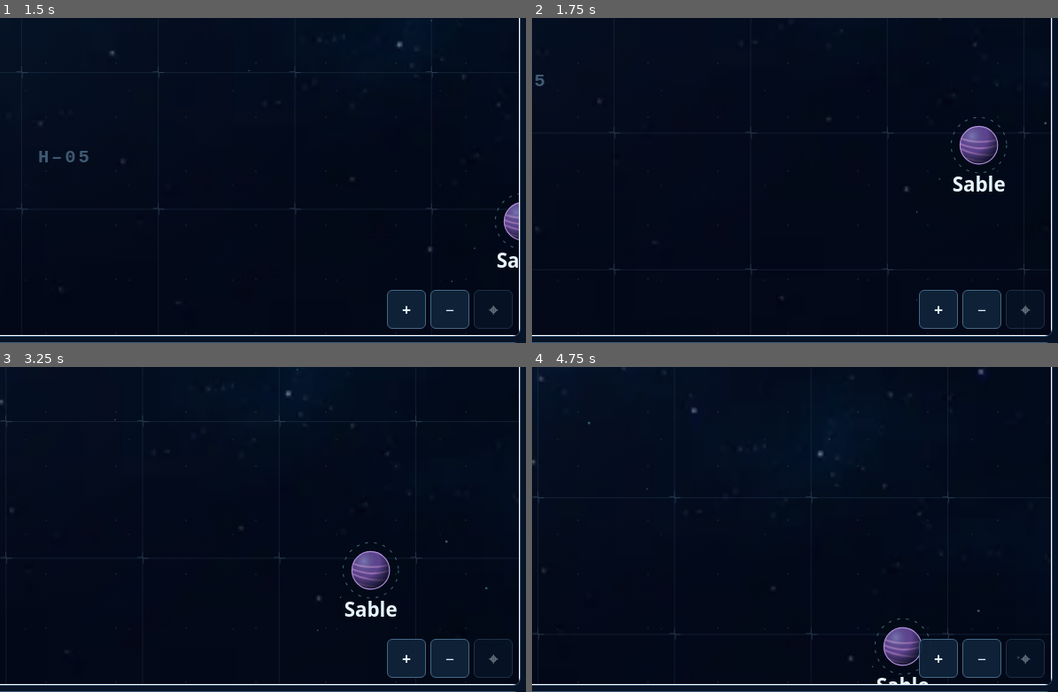
Above: before the commit, frames 1-4 (two rows, left to right).
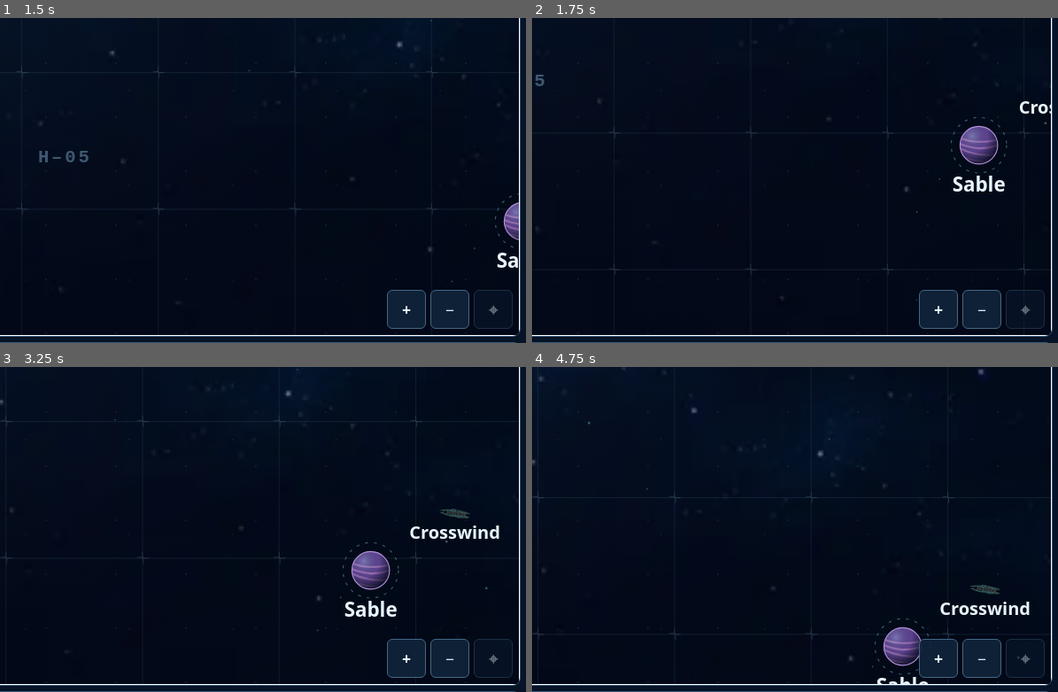
Above: after the commit, the same moments.

Repository: gambizt3-dev/rift-runner
Game: browser game, page galaxy-map.html
The game is run twice, just before and just after one commit, with the same random seed, the same clock (stepped at 60 frames per second) and the same inputs.
Inputs (mouse positions are % of the whole screen's width and height, from its top left):
- Up to frame 1 (1.5 s): click (50, 43) at 0.27 s; hold Right from 1.03 s (still down); click (50, 52) at 1.07 s; tap Ctrl at 1.1 s
- Up to frame 2 (1.75 s): release Right at 1.53 s; hold Down from 1.58 s (still down); tap Ctrl at 1.6 s; click (30, 35) at 1.67 s
- Up to frame 3 (3.25 s): release Down at 1.85 s; hold Left 1.9-2.47 s; click (100, 47) at 2.02 s; tap Ctrl at 2.1, 2.6, 3.1 s; click (70, 31) at 2.27 s; hold Up 2.52-2.82 s; click (65, 60) at 2.87 s; hold Right from 2.87 s (still down)
- Up to frame 4 (4.75 s): click (25, 65) at 3.47 s; release Right at 3.53 s; hold Up 3.58-3.82 s; tap Ctrl at 3.6, 4.1, 4.6 s; hold Left 3.87-4.3 s; click (50, 26) at 4.07 s; hold Down 4.35-4.68 s; click (46, 3) at 4.52 s; click (80, 48) at 4.67 s; hold Right from 4.73 s (still down)
The pictures show only the part of the screen within x 50-100%, y 37-87%; the shares and areas given below are measured in that part.

Frame 1 is identical in both runs. In frame 2, 0.1% of the frame differs, in the area x 92-99%, y 20-30%; in frame 3, 0.5%; in frame 4, 0.5%, in the area x 77-95%, y 67-77%.

Commit message:
Rename Crosswind and chart its independent Free People route

Diff:
--- a/galaxy-map.html
+++ b/galaxy-map.html
@@ -16,7 +16,7 @@
 <script src="./fighter-parking.js?v=2" defer></script>
 <script src="./cross-battle.js?v=1" defer></script>
 <script src="./rift-multiplayer.js?v=4" defer></script>
-<script src="./galaxy-map.js?v=260" defer></script>
+<script src="./galaxy-map.js?v=crosswind-1" defer></script>
 </head>
 <body>
 <main id="galaxy-atlas" class="atlas" aria-labelledby="galaxy-title">
--- a/galaxy-map.js
+++ b/galaxy-map.js
@@ -46,6 +46,27 @@
   reach:{name:'The Outer Reach',number:1,backdrop:'reach',col:0,row:0,worlds:[...data,pirateHideout],links:{east:'frontier'},defaultWorld:'home',origin:[620,469]},
   frontier:{name:'Uncharted Frontier',number:2,backdrop:'frontier',col:1,row:0,worlds:[],links:{west:'reach'},defaultWorld:null,origin:[620,800]}
  };
+ // This contact has its own identity and route, not a carrier/armada berth.
+ const crosswind=Object.freeze({id:'crosswind',name:'Crosswind',captain:'Captain Nessa Rourke',
+  affiliation:'Free People',type:'Independent flight-deck frigate',sector:'reach'});
+ const crosswindPorts=['brine','caldera','sable','talven'].map(id=>data.find(w=>w.id===id)).filter(Boolean);
+ function crosswindRouteAt(now,ports=crosswindPorts){
+  if(ports.length<2||!Number.isFinite(now))return null;
+  const points=ports.map(p=>({x:p.x+76,y:p.y-51,name:p.name}));
+  const legs=points.map((from,i)=>{const to=points[(i+1)%points.length];
+   return {from,to,ms:Math.max(40000,Math.hypot(to.x-from.x,to.y-from.y)*205)};});
+  const loop=legs.reduce((sum,leg)=>sum+leg.ms+11000,0);
+  let time=((now-Date.UTC(2026,10,25))%loop+loop)%loop;
+  for(const {from,to,ms} of legs){
+   if(time<=ms+11000){
+    const u=Math.min(1,time/ms),t=u*u*(3-2*u);
+    return {x:from.x+(to.x-from.x)*t,y:from.y+(to.y-from.y)*t,heading:90+Math.atan2(to.y-from.y,to.x-from.x)*180/Math.PI,
+     from:from.name,to:to.name,arrived:u===1};
+   }
+   time-=ms+11000;
+  }
+  return null;
+ }
  const pegasusId='rift-carrier',bifrostId='bifrost';
  const identity=window.RiftVesselIdentity,vessels=new Map([
   [pegasusId,{vessel:{id:pegasusId,name:'Pegasus',vesselClass:'Pegasus-class carrier'},commander:{id:'bishop',title:'Admiral',name:'Bishop'},guildLabel:'Unassigned guild'}],
@@ -413,6 +434,18 @@
  const sharedGlyph=make('path',{d:'M-7 2h3l2-6 3 8 2-3h4',fill:'none',stroke:'#d9fffa','stroke-width':'1.6','stroke-linejoin':'round'},sharedArt);
  const sharedLabel=make('text',{class:'target-name',y:24},sharedArt);
  activatePin(sharedPin,sharedId);
+ const crosswindPin=make('g',{class:'target',display:'none','data-location':crosswind.id,tabindex:0,role:'button',
+  'aria-label':'Crosswind, Free People frigate','aria-pressed':'false'},get('galaxy-carrier'));
+ make('circle',{class:'world-hit',r:25},crosswindPin);
+ const crosswindInk=make('g',{'pointer-events':'none'},crosswindPin);
+ const crosswindHull=make('image',{href:'./blackwater-frigate.webp',x:-6,y:-17,width:12,height:34},crosswindInk);
+ make('text',{class:'target-name',y:29},crosswindInk).textContent=crosswind.name;
+ activatePin(crosswindPin,crosswind.id);
+ function updateCrosswindStatus(pose=crosswindRouteAt(Date.now())){
+  if(!pose||chosen!==crosswind.id||details.hidden)return;
+  const copy=pose.arrived?'At '+pose.to+' · Preparing for departure':'In transit · '+pose.from+' → '+pose.to;
+  if(status.textContent!==copy)status.textContent=copy;
+ }
  const chartBifrost=()=>cross?{...cross.attacker,sector:cross.location.sector,phase:'engaged'}:bifrostSnapshot;
  const carrierStripTitle=get('carrier-strip-title'),carrierStripVessel=get('carrier-strip-vessel');
  const commanderDetail=get('location-commander');
@@ -684,11 +717,17 @@
   const pirate=chosen===pirateId&&cross,engagement=chosen===crossId&&cross,bifrostView=chartBifrost();
   label.textContent=onlineBattle?'Blackwake Online Test':engagement?'Corsair':pirate?'Blackwake':id?guildLabel(id):w?.name??tile().name;
   kind.textContent=onlineBattle?'Shared multiplayer test':engagement?'Bifrost vs Blackwake':pirate?'Pirate multicrew vessel':id?vesselSubtitle(id):w?.type??'Uncharted tile';
-  if(commanderDetail){commanderDetail.hidden=!id;commanderDetail.textContent=id?commanderLabel(id):'';}
+  const free=chosen===crosswind.id;
+  if(free){label.textContent=crosswind.name;kind.textContent=crosswind.affiliation+' · '+crosswind.type;}
+  if(commanderDetail){commanderDetail.hidden=!id&&!free;commanderDetail.textContent=free?crosswind.captain:id?commanderLabel(id):'';}
   sector.textContent=onlineBattle?tiles[shared.sector].name:(pirate||engagement)?tiles[cross.location.sector].name:chosen==='bifrost'?(bifrostView?.sector?tiles[bifrostView.sector].name:'Signal pending'):w?.code??tileCode(tile());
   description.textContent=onlineBattle?(shared.autonomous?'NPC crews are already fighting. You can join the same live r …(938 unchanged characters)…
   const message=w===pirateHideout?'Fixed landmark':onlineBattle?(shared.joinable?'Choose a side to enter.':'This room i …(264 unchanged characters)…
   if(status.textContent!==message)status.textContent=message;
+  if(free){
+   sector.textContent=tiles[crosswind.sector].name;
+   description.textContent='The Free People run Crosswind independently of any armada. Route: '+crosswindPorts.map(w=>w.name).join(' → ')+' → '+crosswindPorts[0]?.name+'.';
+  }
   updatePortStatus();
   paintEventAge(last??0);
   if(companyLink)companyLink.hidden=!!picker||chosen!=='bifrost';
@@ -704,7 +743,13 @@
   const pirate=(id===pirateId||id===crossId)&&cross;
   const sharedContact=id===sharedId&&shared;
   if(id===pirateHideout.id&&recenter&&!transit&&tileId!=='reach')enterTile('reach');
-  const w=find(id);if(!pirate&&!sharedContact&&!w&&!vesselAt(id))return;
+  const free=id===crosswind.id&&crosswindRouteAt(Date.now());
+  if(id===crosswind.id&&(picker||transit))return;
+  const w=find(id);if(!free&&!pirate&&!sharedContact&&!w&&!vesselAt(id))return;
+  if(free&&recenter){
+   if(tileId!==crosswind.sector)enterTile(crosswind.sector);
+   cameraX=free.x;cameraY=free.y;
+  }
   if(sharedContact&&recenter){
    if(tileId!==shared.sector)enterTile(shared.sector);
    cameraX=shared.x;cameraY=shared.y;
@@ -727,14 +772,15 @@
   const {pin}=pinsByTile.get(tileId);
   pin.get(chosen)?.g.setAttribute('aria-pressed','false');
   chosen=id;pin.get(id)?.g.setAttribute('aria-pressed','true');cap.setAttribute('aria-pressed',String(id==='home'));
+  crosswindPin.setAttribute('aria-pressed',String(id===crosswind.id));
   sharedPin.setAttribute('aria-pressed',String(id===sharedId));
   piratePin.setAttribute('aria-pressed',String(id===pirateId));
   crossPin.setAttribute('aria-pressed',String(id===crossId));
   bifrostPin.setAttribute('aria-pressed',String(id==='bifrost'));
   syncCapitalShortcut();
   updateDetail();
-  if(reveal){details.hidden=false;loadManpower(vesselAt(id));}
-  if(recenter){if(id==='home'){locate();return;}if(id!=='bifrost'&&!pirate&&!sharedContact){cameraX=w.x;cameraY=w.y;}render();}
+  if(reveal){details.hidden=false;loadManpower(vesselAt(id));if(free)updateCrosswindStatus(free);}
+  if(recenter){if(id==='home'){locate();return;}if(id!=='bifrost'&&!free&&!pirate&&!sharedContact){cameraX=w.x;cameraY=w.y;}render();}
  }
  function paintEventAge(now){
   if(!eventAge)return;
@@ -801,6 +847,14 @@
    changed(sharedPin,'transform',at(shared.x,shared.y));
    changed(sharedArt,'transform','scale('+(1/scale).toFixed(4)+')');
   }else changed(sharedPin,'display','none');
+  const free=tileId===crosswind.sector&&!picker&&!transit?crosswindRouteAt(Date.now()):null;
+  if(free){
+   crosswindPin.removeAttribute('display');
+   changed(crosswindPin,'transform',at(free.x,free.y));
+   changed(crosswindInk,'transform','scale('+(1/scale).toFixed(4)+')');
+   changed(crosswindHull,'transform','rotate('+free.heading.toFixed(1)+')');
+   updateCrosswindStatus(free);
+  }else changed(crosswindPin,'display','none');
   changed(cap,'transform',at(ship.x,ship.y));
   const overview=project(w)>1550,look=(overview?'blip:':'hull:')+scale.toFixed(5);
   if(figure!==look){
@@ -887,6 +941,9 @@
   for(const id of vessels.keys()){
    const option=document.createElement('option');option.value=id;option.textContent=guildLabel(id)+' · '+vesselName(id);finder.append(option);
   }
+  if(!picker&&!transit){
+   const option=document.createElement('option');option.value=crosswind.id;option.textContent='Free People · Crosswind';finder.append(option);
+  }
   const choices=record.worlds.filter(w=>w!==home);
   if(!transit&&!choices.includes(pirateHideout))choices.push(pirateHideout);
   for(const w of choices){
@@ -901,7 +958,7 @@
  }
  function announce(message){
   readout=message;
-  if(chosen!=='bifrost'&&chosen!==pirateId&&chosen!==crossId&&chosen!==sharedId&&find(chosen)!==pirateHideout&&!find(chosen)?.poi&&status.textContent!==message)status.textContent=message;
+  if(chosen!==crosswind.id&&chosen!=='bifrost'&&chosen!==pirateId&&chosen!==crossId&&chosen!==sharedId&&find(chosen)!==pirateHideout&&!find(chosen)?.poi&&status.textContent!==message)status.textContent=message;
  }
  function updateAngle(angle,dt){
   const delta=((angle-ship.aim+540)%360)-180;
--- a/index.html
+++ b/index.html
@@ -27,7 +27,7 @@
 <script src="./cross-battle.js?v=1" defer></script>
 <script src="rift-multiplayer.js?v=4" defer></script>
 <script src="online-battle-client.js?v=3" defer></script>
-<script src="game.js?v=resolute-pad-1" defer></script>
+<script src="game.js?v=crosswind-1" defer></script>
 <style>
  [data-online] :is(.weapon-rack,.flight-power,.flight-heat,#pause-flight,#reset-field,#flight-shield,.flight-cockpit-id){display:none}
  #arena-screen #flight-canopy:not([hidden]){height:clamp(29px,4.5dvh,42px);border:1px solid #39545b;border-radius:16px 16px 0 0;background:#0e1a21 center 63%/100% auto no-repeat;box-shadow:inset 0 3px 8px #0008}
@@ -191,9 +191,9 @@
  <button id="resolute-drill" data-compact="Drill" type="button" hidden>Test Resolute turret</button>
  <button id="capital-hangar" data-compact="Hangar" type="button" aria-describedby="capital-dock-status" hidden>Enter Hangar</button>
 </div>
-<div id="blackwater-landing" role="group" aria-label="Blackwater landing" hidden>
- <button id="blackwater-landing-action" type="button" aria-describedby="blackwater-landing-note">Request Blackwater Landing</button>
- <button id="blackwater-landing-cancel" type="button" aria-label="Cancel Blackwater landing request" hidden>Cancel</button>
+<div id="blackwater-landing" role="group" aria-label="Crosswind landing" hidden>
+ <button id="blackwater-landing-action" type="button" aria-describedby="blackwater-landing-note">Request Crosswind Landing</button>
+ <button id="blackwater-landing-cancel" type="button" aria-label="Cancel Crosswind landing request" hidden>Cancel</button>
  <output id="blackwater-landing-note" role="status" aria-atomic="true"></output>
 </div>
 </div>
--- a/ship-catalogue.html
+++ b/ship-catalogue.html
@@ -11,10 +11,10 @@
 <section id="vessels" aria-labelledby="vessels-title"><h2 id="vessels-title">Vessels <small aria-label="1 designs">· 1< …(293 unchanged characters)…
 <section id="civilian-fighters" aria-labelledby="civilian-fighters-title"><h2 id="civilian-fighters-title">Civilian Fig …(330 unchanged characters)…
 <section id="corvettes" aria-labelledby="corvettes-title"><h2 id="corvettes-title">Corvettes <small aria-label="6 desig …(1425 unchanged characters)…
-<section id="frigates" aria-labelledby="frigates-title"><h2  …(1140 unchanged characters)… 536" height="1024"/></svg><span><strong>Blackwater</strong><small>Twin hull</small></span></button></li></ul></section>
+<section id="frigates" aria-labelledby="frigates-title"><h2  …(1140 unchanged characters)… 536" height="1024"/></svg><span><strong>Crosswind</strong><small>Twin hull</small></span></button></li></ul></section>
 <section id="cruisers" aria-labelledby="cruisers-title"><h2 id="cruisers-title">Cruisers <small aria-label="3 designs"> …(741 unchanged characters)…
 <section id="concepts" aria-labelledby="concepts-title"><h2 id="concepts-title">Concepts <small aria-label="1 designs"> …(332 unchanged characters)…
-<section id="design-pass" aria-labelledby="design-pass-title …(341 unchanged characters)… 512" height="1024"/></svg><span><strong>Blackwater Flight-Deck Frigate</strong><small>Twin hull · Four exterior fighter bays</small></span></button></li></ul></section>
+<section id="design-pass" aria-labelledby="design-pass-title …(341 unchanged characters)… 512" height="1024"/></svg><span><strong>Crosswind Flight-Deck Frigate</strong><small>Free People · Captain Nessa Rourke · Four exterior fighter bays</small></span></button></li></ul></section>
 </main><dialog aria-labelledby="detail-title"><header><h2 id="detail-title"></h2><form method="dialog"><button aria-label="Close preview" autofocus>Close</button></form></header><div id="detail-art"></div></dialog>
 <script>
 const dialog=document.querySelector('dialog'), art=document.querySelector('#detail-art'), title=document.querySelector('#detail-title');
--- a/tests/blackwater-escort.test.cjs
+++ b/tests/blackwater-escort.test.cjs
@@ -8,29 +8,29 @@
 function run(mode='free-flight'){
  const calls=[],pegasusCapital={},gradient={addColorStop(){}};
  const sandbox={blackwaterLandingAction:null,blackwaterLandingCancel:null,pegasusCapital,flightMode:{id:mode},withinCamera:()=>true,window:{Image:class{complete=true;naturalWidth=210;}},
-  g:{save(){},restore(){},translate(){},rotate(){},fillRect(){},createLinearGradient(){return gradient;},drawImage(...args){calls.push(args);}}};
+  g:{save(){},restore(){},translate(){},rotate(){},fillRect(){},fillText(){},createLinearGradient(){return gradient;},drawImage(...args){calls.push(args);}}};
  runInNewContext(game.slice(game.indexOf('function berthWorld('),game.indexOf('function berthLocal('))+
-  game.slice(game.indexOf('const blackwaterFlightLength='),game.indexOf('let resoluteArt,'))+
+  game.slice(game.indexOf('const crosswindFlightCourse='),game.indexOf('let resoluteArt,'))+
   '\nObject.assign(globalThis,{blackwaterFleetPose,paintBlackwaterEscort});',sandbox);
  return {calls,sandbox,carrier:{vessel:pegasusCapital,phase:'flight',stream:{},x:300,y:550,aim:-Math.PI/2}};
 }
-test('Pegasus Battle Fleet Map adds a visual-only starboard frigate in the Resolute render layer',()=>{
+test('Pegasus Battle Fleet Map keeps an independent Crosswind contact on its own lane',()=>{
  assert.match(game,/mode\('free-flight','Free Flight',bifrost\?bifrostFreeFlight:freeFlight,'Launch into the Battle Fleet Map/);
- assert.match(game,/paintAtOpacity\(fleet\.corvette,paintResolute[^\n]+\n[^\n]+paintAtOpacity\(fleet\.corvette,paintBlackwaterEscort/);
- assert.match(html,/game\.js\?v=resolute-pad-1/);
+ assert.match(game,/paintAtOpacity\(fleet\.corvette,paintResolute[^\n]+\n[^\n]+paintBlackwaterEscort/);
+ assert.match(html,/game\.js\?v=crosswind-1/);
  const {sandbox:s,calls,carrier}=run();
  for(const t of [0,1,15,80]){
-  const a=s.blackwaterFleetPose(carrier,t);
-  assert.ok(a.x-carrier.x>=168&&a.x-carrier.x<=180);
+  carrier.distance=38*t;const a=s.blackwaterFleetPose(carrier,t);
+  assert.ok(a.x>=834&&a.x<=870);
   assert.ok(Math.abs(a.heading)<.04);
   s.paintBlackwaterEscort(carrier,t,{});
  }
  assert.equal(calls.length,4);
  assert.equal(calls[0][0].src,'./blackwater-frigate.webp');assert.equal(calls[0][4],350);
  assert.deepEqual(Object.keys(s.blackwaterFleetPose(carrier,0)).sort(),['heading','x','y']);
- const north=s.blackwaterFleetPose(carrier,10); carrier.aim=0;
+ const north=s.blackwaterFleetPose(carrier,10); carrier.aim=0;carrier.x+=100;carrier.y+=200;
  const east=s.blackwaterFleetPose(carrier,10);
- assert.ok(Math.abs(east.y-carrier.y-(north.x-carrier.x))<1e-6);
+ assert.deepEqual(east,north,'contact does not turn or reposition with Pegasus');
 });
 test('same visual escort resumes on actual fleet return; no escort on other carriers or missions',()=>{
  const {sandbox:s,carrier}=run();
--- /dev/null
+++ b/tests/crosswind-route.test.cjs
@@ -0,0 +1,21 @@
+'use strict';
+const {readFileSync}=require('node:fs'),{runInNewContext}=require('node:vm'),assert=require('node:assert/strict'),test=require('node:test');
+const root=new URL('../', 'file:'+__filename),read=f=>readFileSync(new URL(f,root),'utf8');
+const src=read('galaxy-map.js'),html=read('galaxy-map.html');
+test('Crosswind has an identity and the same repeating planet route across clients',()=>{
+ const data=[['brine','Brine',303,755],['caldera','Caldera',848,871],['sable','Sable',1280,611],['talven','Talven',545,500]].map(([id,name,x,y])=>({id,name,x,y}));
+ const ctx={data};runInNewContext(src.slice(src.indexOf(' const crosswind=Object.freeze'),src.indexOf(' const pegasusId='))+'\nObject.assign(globalThis,{crosswind,crosswindRouteAt});',ctx);
+ assert.equal(ctx.crosswind.captain,'Captain Nessa Rourke');assert.equal(ctx.crosswind.affiliation,'Free People');
+ assert.equal(ctx.crosswind.id,'crosswind');assert.equal(ctx.crosswind.sector,'reach');
+ let now=Date.UTC(2026,10,25);const start=now;
+ for(const [i,from] of data.entries()){
+  const to=data[(i+1)%data.length],ms=Math.max(40000,Math.hypot(to.x-from.x,to.y-from.y)*205);
+  const p=ctx.crosswindRouteAt(now+ms*.5);assert.equal(p.from,from.name);assert.equal(p.to,to.name);
+  assert.ok(Math.abs(p.x-((from.x+to.x)/2+76))<.001);assert.equal(p.arrived,false);
+  assert.equal(ctx.crosswindRouteAt(now+ms+5000).arrived,true);now+=ms+11000;
+ }
+ assert.deepEqual(ctx.crosswindRouteAt(start),ctx.crosswindRouteAt(now));
+ assert.match(html,/galaxy-map\.js\?v=crosswind-1/);
+ assert.match(src,/Free People · Crosswind/);
+ assert.doesNotMatch(src.slice(src.indexOf('vessels=new Map('),src.indexOf('const vesselAt=')),/crosswind/);
+});
--- a/tests/ship-catalogue.test.mjs
+++ b/tests/ship-catalogue.test.mjs
@@ -8,8 +8,8 @@
   const section=page.match(new RegExp('<section id="'+name+'".*?</section>','s'))[0];
   assert.equal([...section.matchAll(/aria-haspopup="dialog"/g)].length,count);
  }
- assert.match(page,/Blackwater.*Twin hull/);
- assert.match(page,/<section id="design-pass"[^]*?Blackwater Flight-Deck Frigate/);
+ assert.match(page,/Crosswind.*Twin hull/);
+ assert.match(page,/<section id="design-pass"[^]*?Crosswind Flight-Deck Frigate/);
  assert.doesNotMatch(page,/data-shop-buy|data-shop-test|launch=/);
 });
 test('art assets exist, thumbnails are within sheet, and dialogue script parses',()=>{
Not shown, changed: game.js
